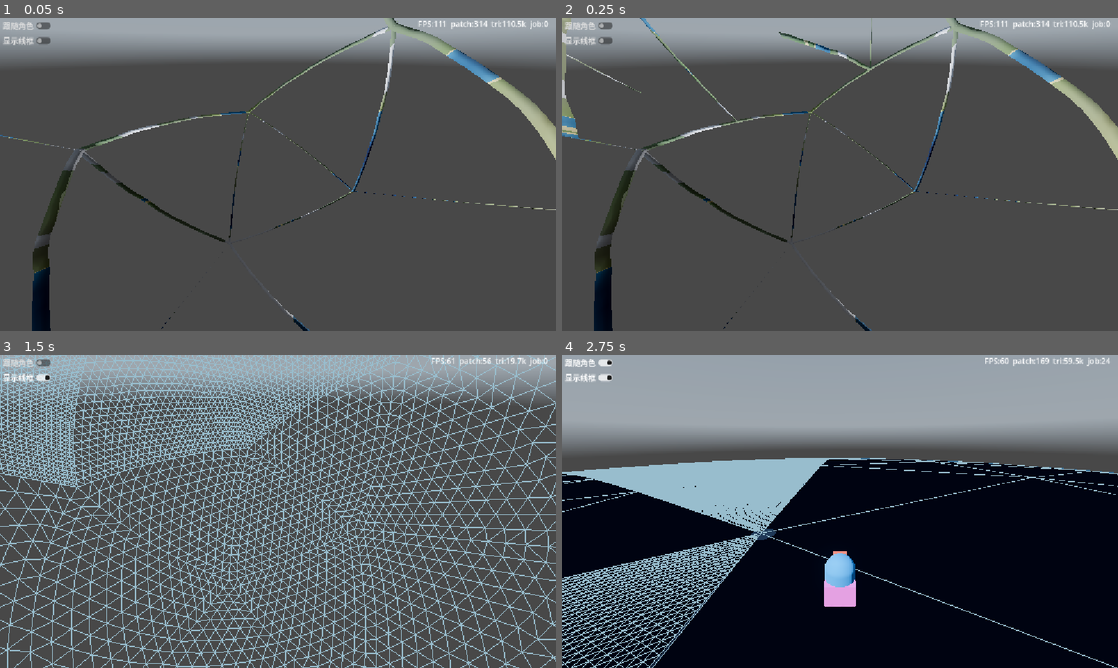
Above: before the commit, frames 1-4 (two rows, left to right).
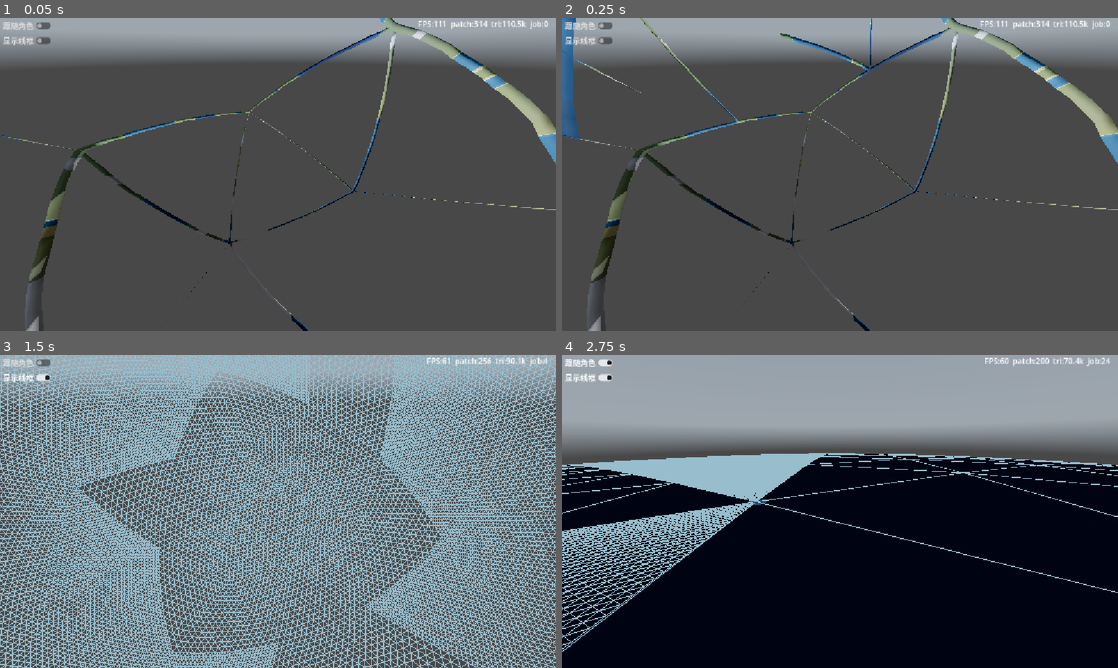
Above: after the commit, the same moments.

Repository: xiaobaibaix/stellar_era_godot
Game: Godot game, scene res://scenes/main.tscn
The game is run twice, just before and just after one commit, with the same random seed, the same clock (stepped at 60 frames per second) and the same inputs. A sky picture missing from this copy of the repository is replaced by a grey-blue gradient.
Inputs (mouse positions are in pixels of both pictures, inside the frame that each line leads up to):
- Up to frame 1 (0.05 s): no input
- Up to frame 2 (0.25 s): no input
- Up to frame 3 (1.5 s): click "显示线框" at 0.5 s; tap Enter at 1.25 s; move the mouse to (400, 495) at 1.27 s; hold D from 1.28 s (still down); hold Q from 1.28 s (still down); click (400, 495) at 1.42 s
- Up to frame 4 (2.75 s): tap Space at 1.52 s; release D at 2 s; release Q at 2 s; click "跟随角色" at 2 s

The runs differ from the first frame. In frame 1, 3.0% of the frame differs, in the area x 0-100%, y 0-100%; in frame 2, 4.3%; in frame 3, 41%; in frame 4, 13%.

Commit message:
修复：相机不变，细分不进行的错误

Diff:
--- a/scenes/main.tscn
+++ b/scenes/main.tscn
@@ -38,6 +38,7 @@
 radius = 1000.0
 maxHeight = 25.0
 showInset = false
+showClouds = false
 walkSpeed = 10.0
 atmoScale = 1.1
 atmoRayleigh = 0.01
@@ -53,7 +54,7 @@
 cloudPowder = 1.0
 godrayStrength = 1.3900000000000001
 splitBudget = 32
-continentSeed = 1345
+continentSeed = 1346
 continentOctaves = 8
 mountainSeed = 9003
 warpStrength = 0.65
--- a/scripts/planet/planet.gd
+++ b/scripts/planet/planet.gd
@@ -44,6 +44,7 @@
 var _gen: int = 0
 var _pool: PatchWorkerPool
 var _pending: int = 0
+var _tree_changed: bool = false   # 本 select_lod pass 是否发生 split/merge(结构变化); 用来在相机静止时仍驱动细分到稳定
 var _jobs: Dictionary = {}  # job_id -> QNode: worker 回调据此找回节点(节点可能已被 queue_free)
 var _next_job: int = 0
 var _cam_pos: Vector3 = Vector3(1e9, 1e9, 1e9)
@@ -623,8 +624,13 @@
 	stats.triangles = 0
 	_stride_used = 0
 	_remaining_splits = params.splitBudget  # 每 LOD pass 重置分裂预算(移植 web splitBudget)
+	_tree_changed = false   # 本 pass 结构变化标记(select_lod 内 split/merge 置 true)
 	for r in roots:
 		r.select_lod(cp, frustum, _cam_moved, now, cull)
+	# 结构仍在变(分裂/合并级联) 或 有在途 mesh → 保持 _lod_dirty, 让 select_lod 继续跑到稳定。
+	# 这样改参数后即便相机静止, 也会按当前 lod 相机位置重新细分(不再停在最低细分等相机移动)。
+	if _tree_changed or _pending > 0:
+		_lod_dirty = 3
 	stats.inflight = _pending
 
 
--- a/scripts/planet/qnode.gd
+++ b/scripts/planet/qnode.gd
@@ -196,6 +196,7 @@
 		child.set_owner(null)
 		child.setup(planet, tris[i][0], tris[i][1], tris[i][2], L, _qnode_scene)
 		children.append(child)
+	planet._tree_changed = true   # 通知 Planet 本 pass 发生结构变化 → 保持 select_lod 继续跑到稳定
 
 
 # 合并(移植 planet.js QNode._merge): 释放并删除 4 个子。滞回死区保证不会立刻再分裂 → 无 churn。
@@ -204,6 +205,7 @@
 		c.dispose()
 		c.queue_free()
 	children = null
+	planet._tree_changed = true   # 通知 Planet 本 pass 发生结构变化 → 保持 select_lod 继续跑到稳定
 
 
 # 销毁前清理: 立即隐藏 + 取消 pending + 递归子树。节点本身由调用方 queue_free。
